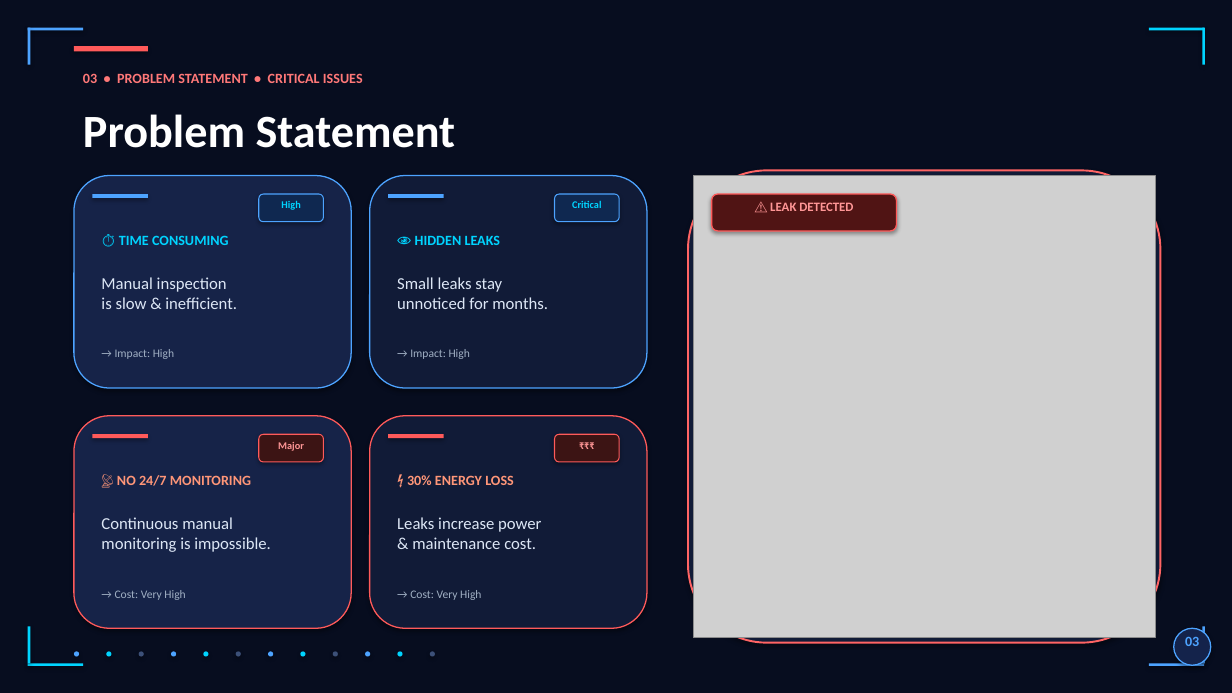
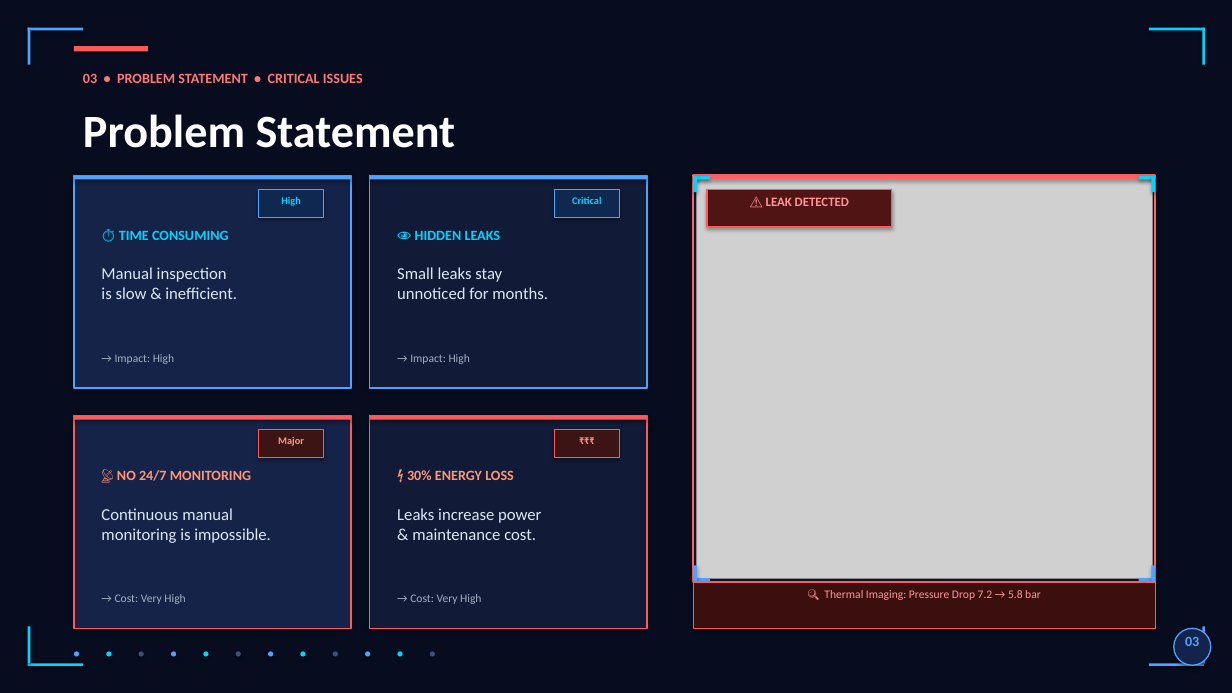
Before and after one commit to sachin20072909/Arduino-learning-journey.., a slide deck: slide 3 of Autonomous_Edge_AI_Robot_Presentation.pptx. Drawn at 1232x693 pixels with LibreOffice and Linux fonts; fonts in the diff are those of the drawing; grey boxes stand for pictures. Boxes give left, top, right and bottom in pixels: in the first picture for what was removed or moved away, otherwise in the second. Text is boxed around its words. In the diff, an @@ line names an element or a change of style, - is before the commit and + after.

Commit message:
LeakGuard PRO v4: fix image curve misalignment - perfect rectangle frames with corner brackets, pro-level design

```diff
--- a/Autonomous_Edge_AI_Robot_Presentation.pptx
+++ b/Autonomous_Edge_AI_Robot_Presentation.pptx
@@ rectangle: place and size @@
-rectangle at [92,194,148,198]
+rectangle at [74,176,351,179]
@@ rectangle: place and size @@
-rectangle at [388,194,444,198]
+rectangle at [370,176,647,179]
@@ rounded rectangle removed at [688,170,1160,642] @@
@@ rectangle added at [693,176,1155,582], fill #0C142D, outline #FF6464 1.8 pt @@
@@ rectangle added at [693,176,1155,179], fill #FF6464 @@
@@ rectangle added at [693,176,710,179], fill #00D4FF @@
@@ rectangle added at [693,176,697,192], fill #00D4FF @@
@@ picture: place and size @@
-picture at [693,176,1155,638]
+picture at [697,179,1153,579]
@@ rectangle added at [1139,176,1155,179], fill #00D4FF @@
@@ rectangle added at [1152,176,1155,192], fill #00D4FF @@
@@ 8 texts, 4 rectangles: place and size @@
-8 texts, 4 rectangles at [117,194,619,486]
+8 texts, 4 rectangles at [117,189,619,481]
@@ text "⚠ LEAK DETECTED": place and size @@
-text "⚠ LEAK DETECTED" at [770,202,853,211]
+text "⚠ LEAK DETECTED" at [766,197,849,206]
@@ rectangle: place and size @@
-rectangle at [712,194,897,231]
+rectangle at [707,189,892,226]
@@ rounded rectangle to rectangle in 9 elements at [74,176,351,388], [370,176,647,388], [74,416,351,628], [370,416,647,628], [259,430,323,457], [555,430,619,457], [259,189,323,217], [555,189,619,217], [707,189,892,226] @@
@@ rectangle: place and size @@
-rectangle at [92,434,148,438]
+rectangle at [74,416,351,420]
@@ rectangle: place and size @@
-rectangle at [388,434,444,438]
+rectangle at [370,416,647,420]
@@ 4 texts: place and size @@
-4 texts at [101,277,548,552]
+4 texts at [101,267,548,543]
@@ rectangle added at [693,566,697,582], fill #4DA3FF @@
@@ rectangle added at [1152,566,1155,582], fill #4DA3FF @@
@@ 4 texts: place and size @@
-4 texts at [115,349,481,600]
+4 texts at [115,354,481,604]
@@ rectangle added at [693,579,710,582], fill #4DA3FF @@
@@ rectangle added at [693,582,1155,628], fill #3C0F0F, outline #FF5A5A 1 pt @@
@@ text added at [824,590,1041,600], 9 pt, text #FF9696 @@
+🔍 Thermal Imaging: Pressure Drop 7.2 → 5.8 bar
@@ rectangle added at [1139,579,1155,582], fill #4DA3FF @@
```
Also in this commit, not shown: 5 other slides changed.
